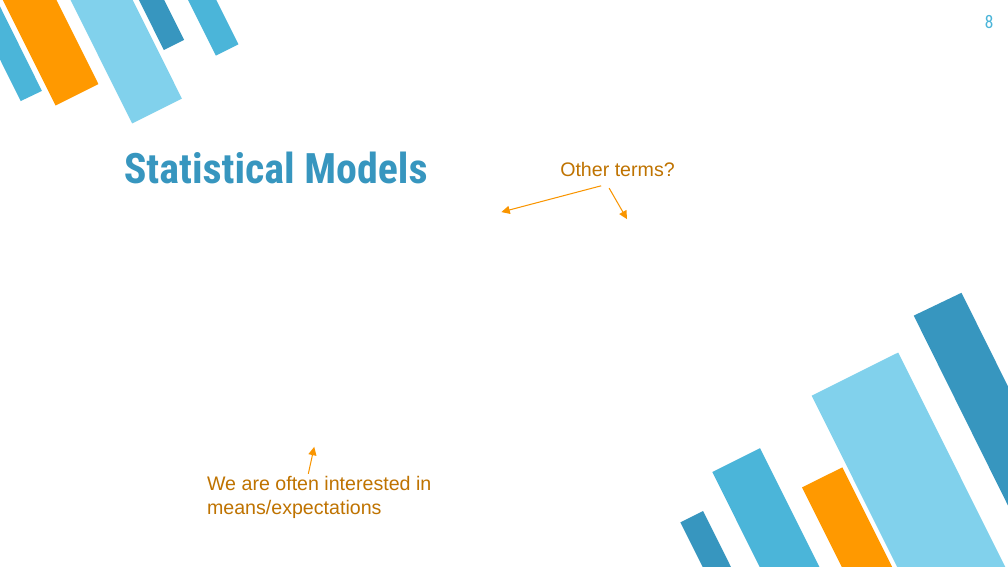
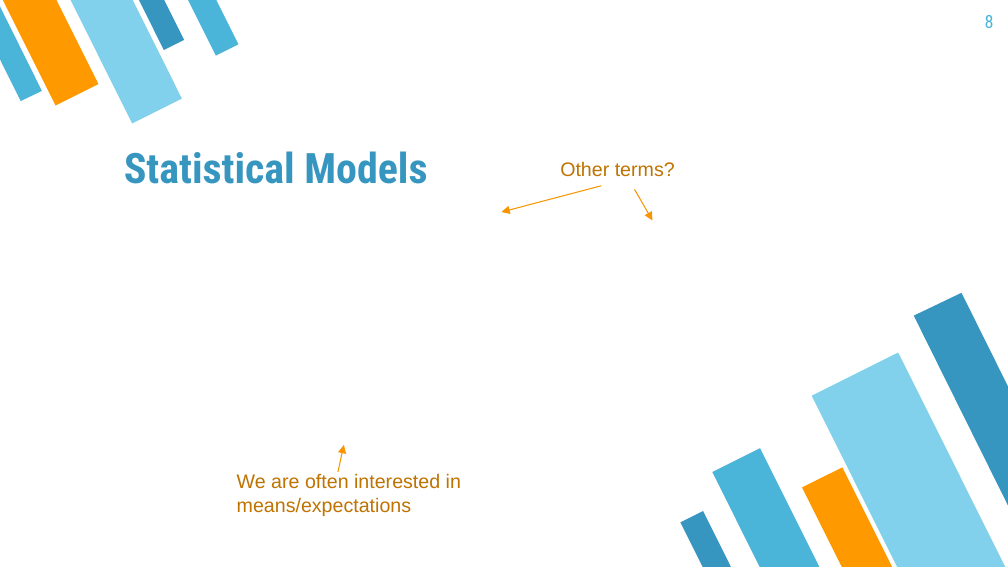
Before and after one commit to mayer79/ml_lecture, a slide deck: slide 8 of slides/ML_Lecture.pptx. Drawn at 1008x567 pixels with LibreOffice and Linux fonts; fonts in the diff are those of the drawing; grey boxes stand for pictures. Boxes give left, top, right and bottom in pixels: in the first picture for what was removed or moved away, otherwise in the second. Text is boxed around its words. In the diff, an @@ line names an element or a change of style, - is before the commit and + after.

```diff
--- a/slides/ML_Lecture.pptx
+++ b/slides/ML_Lecture.pptx
@@ arrow moved from (609, 188) - (627, 219) to (635, 190) - (652, 221) @@
@@ arrow moved from (308, 474) - (314, 447) to (338, 472) - (344, 445) @@
@@ text "We are often interested in ...": place and size @@
-text "We are often interested in ..." at <box>207,475,431,518</box>
+text "We are often interested in ..." at <box>237,473,461,516</box>
```
Also in this commit, not shown: 25 other slides changed, 2 other files.
